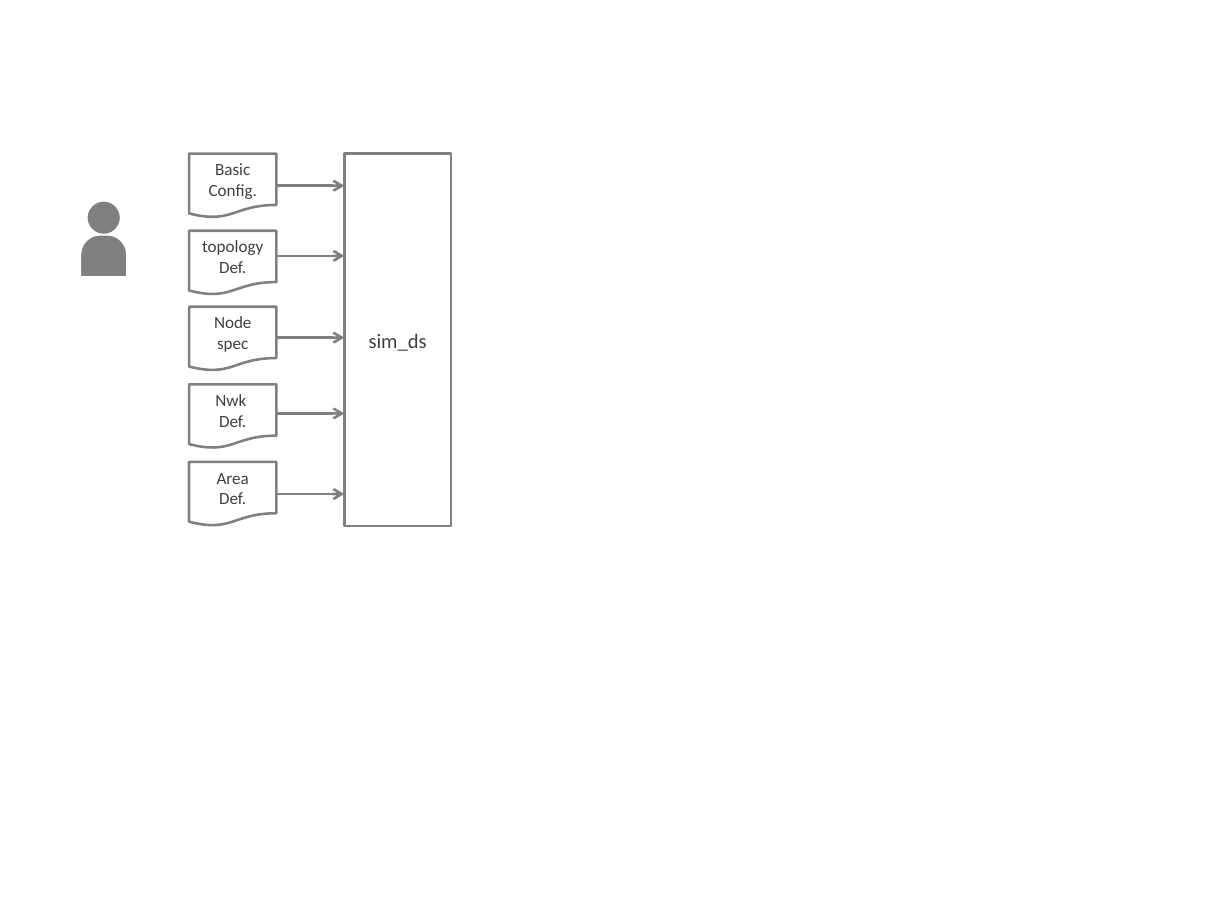
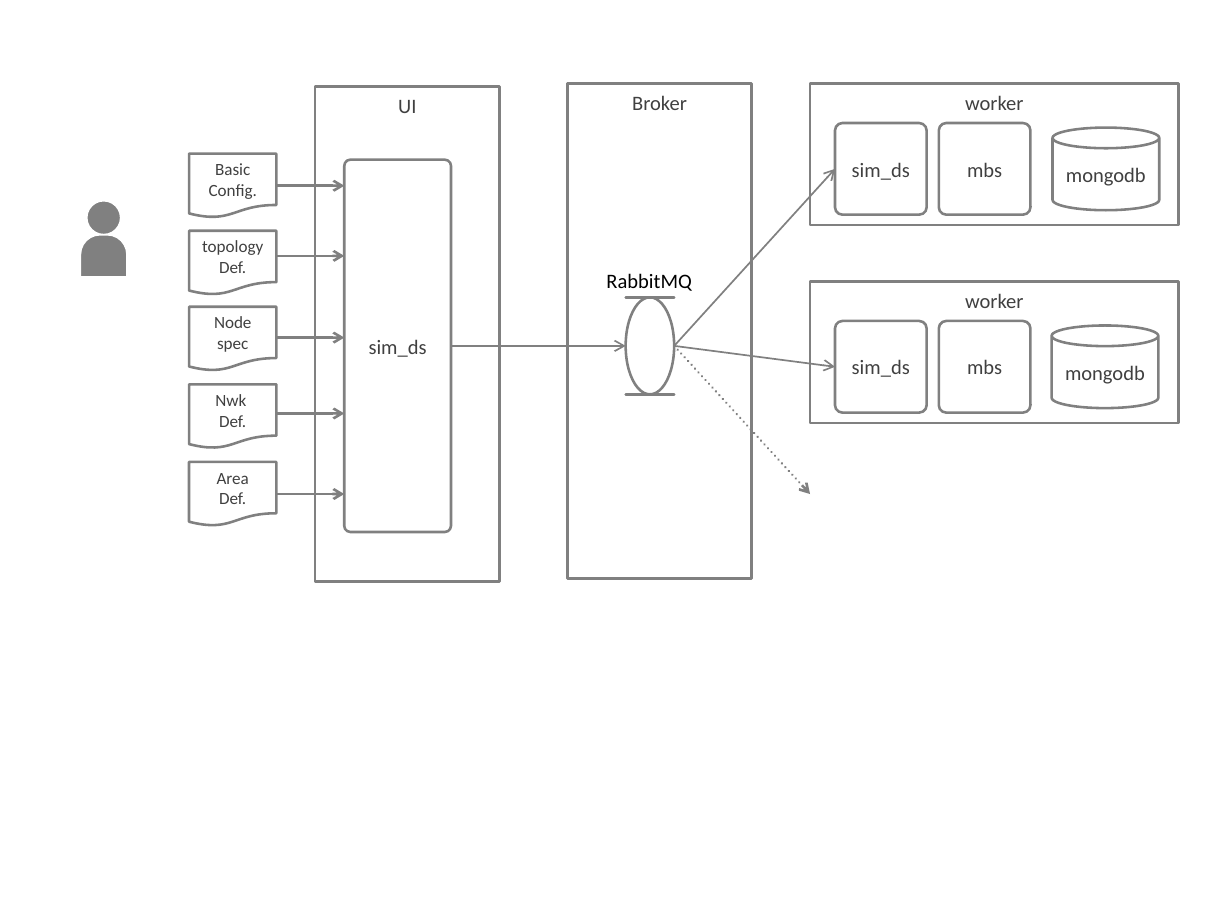
Before and after one commit to koh1/sim_ds, a slide deck: slide 1 of doc/fig.pptx. Drawn at 1232x924 pixels with LibreOffice and Linux fonts; fonts in the diff are those of the drawing. Boxes give left, top, right and bottom in pixels: in the first picture for what was removed or moved away, otherwise in the second. Text is boxed around its words. In the diff, an @@ line names an element or a change of style, - is before the commit and + after.

```diff
--- a/doc/fig.pptx
+++ b/doc/fig.pptx
@@ rectangle added at bbox=[315, 86, 500, 582], fill #FFFFFF, outline #808080 1.5 pt, 12 pt, text #404040 @@
+UI
@@ rectangle added at bbox=[568, 84, 753, 579], fill #FFFFFF, outline #808080 1.5 pt, 12 pt, text #404040 @@
+Broker
@@ rectangle added at bbox=[809, 84, 1178, 225], fill #FFFFFF, outline #808080 1.5 pt, 12 pt, text #404040 @@
+worker
@@ rounded rectangle added at bbox=[835, 123, 926, 214], fill #FFFFFF, outline #808080 1.5 pt, 12 pt, text #404040 @@
+sim_ds
@@ rounded rectangle added at bbox=[939, 123, 1030, 214], fill #FFFFFF, outline #808080 1.5 pt, 12 pt, text #404040 @@
+mbs
@@ cylinder added at bbox=[1052, 128, 1159, 211], fill #FFFFFF, outline #808080 1.5 pt, 12 pt, text #404040 @@
+mongodb
@@ rounded rectangle "sim_ds": place and size @@
-rounded rectangle "sim_ds" at bbox=[345, 154, 452, 526]
+rounded rectangle "sim_ds" at bbox=[345, 160, 452, 532]
@@ rounded rectangle "sim_ds" at bbox=[345, 160, 452, 532]: rectangle to rounded rectangle @@
@@ arrow added from (674, 346) to (835, 169), #808080 1 pt @@
@@ text added at bbox=[606, 273, 691, 291], 12 pt, text #000000 @@
+RabbitMQ
@@ ellipse added at bbox=[626, 297, 674, 394], fill #FFFFFF, outline #808080 1.5 pt @@
@@ line added from (626, 297) to (674, 297), #808080 1.5 pt @@
@@ rectangle added at bbox=[809, 282, 1178, 424], fill #FFFFFF, outline #808080 1.5 pt, 12 pt, text #404040 @@
+worker
@@ rounded rectangle added at bbox=[835, 322, 926, 413], fill #FFFFFF, outline #808080 1.5 pt, 12 pt, text #404040 @@
+sim_ds
@@ rounded rectangle added at bbox=[939, 322, 1030, 413], fill #FFFFFF, outline #808080 1.5 pt, 12 pt, text #404040 @@
+mbs
@@ cylinder added at bbox=[1052, 325, 1159, 408], fill #FFFFFF, outline #808080 1.5 pt, 12 pt, text #404040 @@
+mongodb
@@ arrow added from (451, 346) to (626, 346), #808080 1 pt @@
@@ arrow added from (674, 346) to (835, 367), #808080 1 pt @@
@@ arrow added from (674, 346) to (809, 494), #808080 1.5 pt dashed @@
@@ line added from (626, 394) to (674, 394), #808080 1.5 pt @@
```
